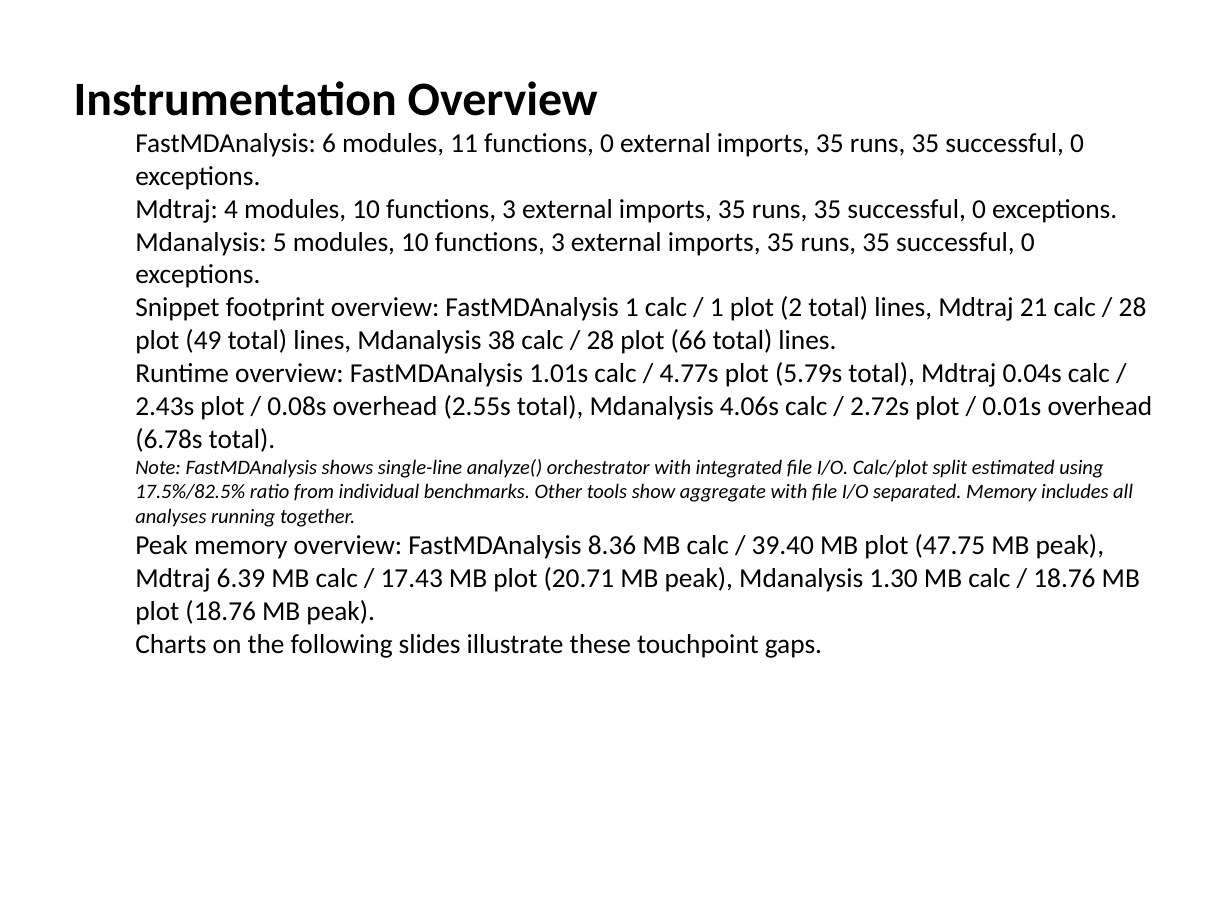
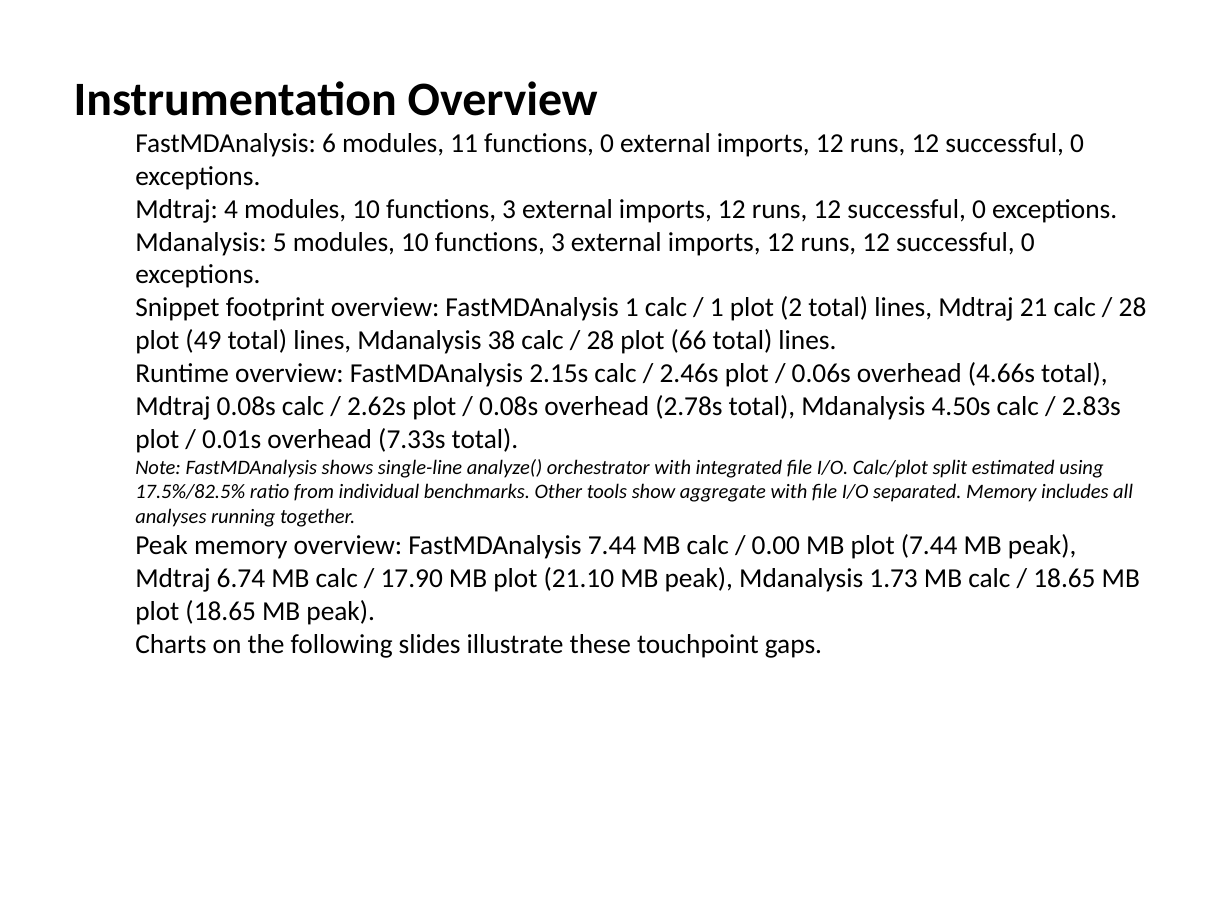
Before and after one commit to Paradoxicaly/FastMDAnalysis, a slide deck: slide 13 of slides/FastMDAnalysis_benchmarks_trpcage_5000.pptx. Drawn at 1232x924 pixels with LibreOffice and Linux fonts; fonts in the diff are those of the drawing. Boxes give left, top, right and bottom in pixels: in the first picture for what was removed or moved away, otherwise in the second. Text is boxed around its words. In the diff, an @@ line names an element or a change of style, - is before the commit and + after.

```diff
--- a/slides/FastMDAnalysis_benchmarks_trpcage_5000.pptx
+++ b/slides/FastMDAnalysis_benchmarks_trpcage_5000.pptx
@@ text at (x1=135, y1=133, x2=1117, y2=288): text changed @@
-  FastMDAnalysis: 6 modules, 11 functions, 0 external imports, 35 runs, 35 successful, 0 exceptions.
-  Mdtraj: 4 modules, 10 functions, 3 external imports, 35 runs, 35 successful, 0 exceptions.
-  Mdanalysis: 5 modules, 10 functions, 3 external imports, 35 runs, 35 successful, 0 exceptions.
+  FastMDAnalysis: 6 modules, 11 functions, 0 external imports, 12 runs, 12 successful, 0 exceptions.
+  Mdtraj: 4 modules, 10 functions, 3 external imports, 12 runs, 12 successful, 0 exceptions.
+  Mdanalysis: 5 modules, 10 functions, 3 external imports, 12 runs, 12 successful, 0 exceptions.
@@ text at (x1=135, y1=362, x2=1121, y2=453): text changed @@
-  Runtime overview: FastMDAnalysis 1.01s calc / 4.77s plot (5.79s total), Mdtraj 0.04s calc / 2.43s plot / 0.08s overhead (2.55s total), Mdanalysis 4.06s calc / 2.72s plot / 0.01s overhead (6.78s total).
+  Runtime overview: FastMDAnalysis 2.15s calc / 2.46s plot / 0.06s overhead (4.66s total), Mdtraj 0.08s calc / 2.62s plot / 0.08s overhead (2.78s total), Mdanalysis 4.50s calc / 2.83s plot / 0.01s overhead (7.33s total).
@@ text at (x1=135, y1=534, x2=1140, y2=625): text changed @@
-  Peak memory overview: FastMDAnalysis 8.36 MB calc / 39.40 MB plot (47.75 MB peak), Mdtraj 6.39 MB calc / 17.43 MB plot (20.71 MB peak), Mdanalysis 1.30 MB calc / 18.76 MB plot (18.76 MB peak).
+  Peak memory overview: FastMDAnalysis 7.44 MB calc / 0.00 MB plot (7.44 MB peak), Mdtraj 6.74 MB calc / 17.90 MB plot (21.10 MB peak), Mdanalysis 1.73 MB calc / 18.65 MB plot (18.65 MB peak).
```
Also in this commit, not shown: 1 other slide changed, 3 other files.
